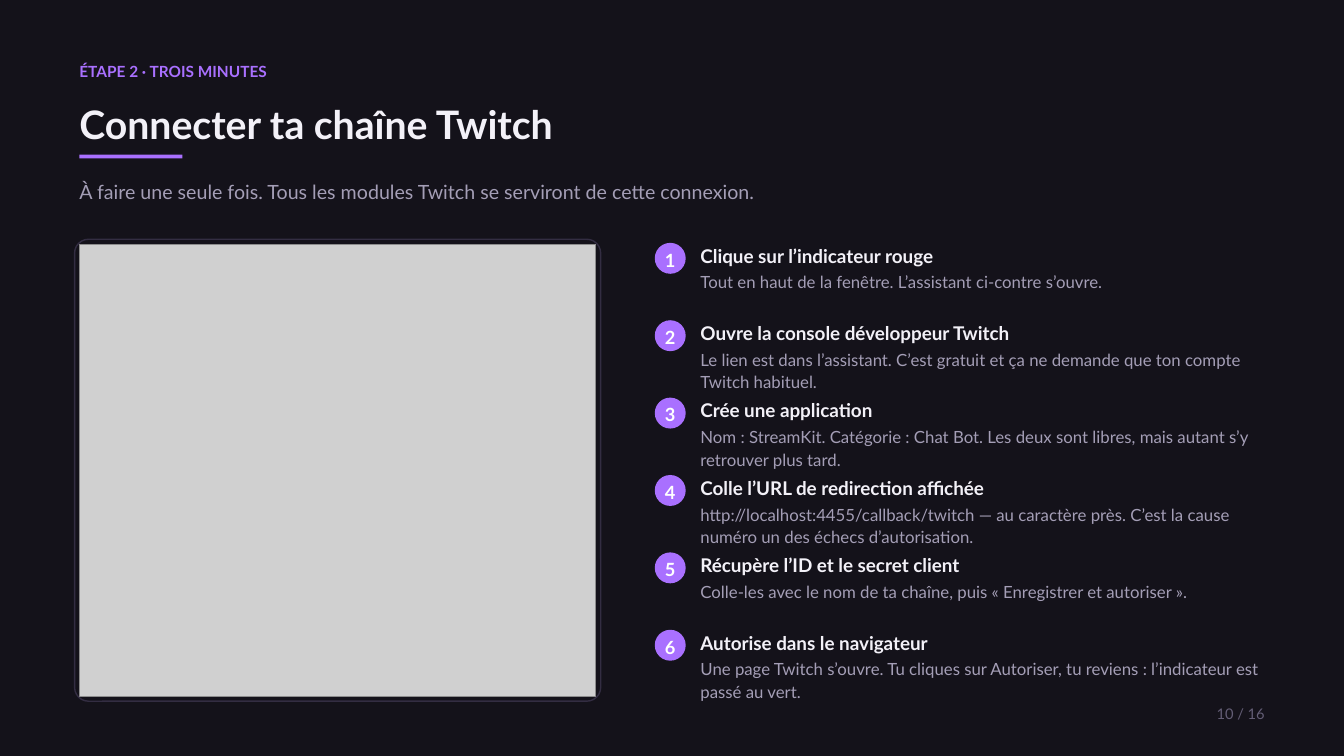
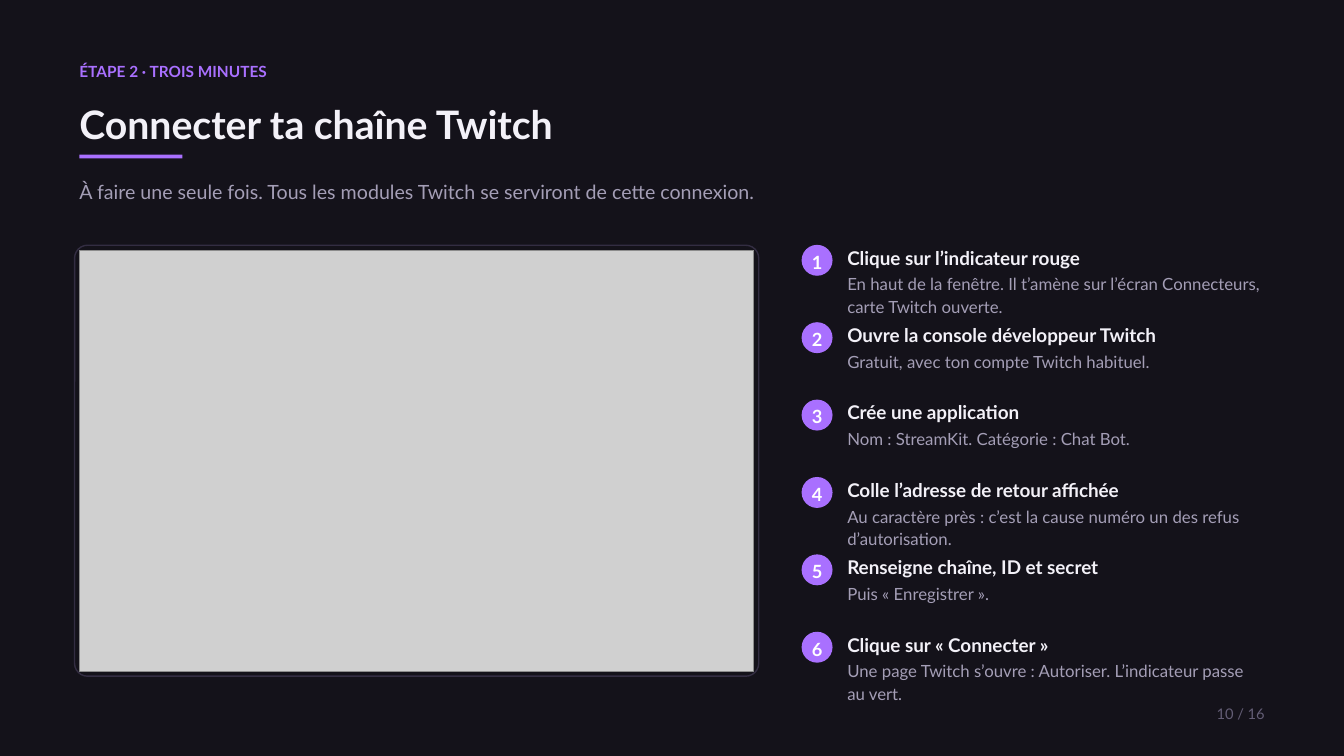
Before and after one commit to 45jmpmd6kq-ui/StreamKit, a slide deck: slide 10 of StreamKit_Presentation.pptx. Drawn at 1344x756 pixels with LibreOffice and Linux fonts; fonts in the diff are those of the drawing; grey boxes stand for pictures. Boxes give left, top, right and bottom in pixels: in the first picture for what was removed or moved away, otherwise in the second. Text is boxed around its words. In the diff, an @@ line names an element or a change of style, - is before the commit and + after.

```diff
--- a/StreamKit_Presentation.pptx
+++ b/StreamKit_Presentation.pptx
@@ rounded rectangle: place and size @@
-rounded rectangle at [75, 239, 601, 701]
+rounded rectangle at [75, 245, 759, 677]
@@ picture: place and size @@
-picture at [80, 244, 597, 697]
+picture at [80, 250, 754, 671]
@@ text "Clique sur l’indicateur rouge": place and size @@
-text "Clique sur l’indicateur rouge" at [700, 248, 1102, 288]
+text "Clique sur l’indicateur rouge" at [847, 250, 1259, 313]
@@ text at [847, 277, 1259, 313]: text changed @@
-Tout en haut de la fenêtre. L’assistant ci-contre s’ouvre.
+En haut de la fenêtre. Il t’amène sur l’écran Connecteurs, carte Twitch ouverte.
@@ text "Ouvre la console développeur Twitch": place and size @@
-text "Ouvre la console développeur Twitch" at [700, 326, 1240, 388]
+text "Ouvre la console développeur Twitch" at [847, 328, 1156, 371]
@@ text at [847, 355, 1149, 371]: text changed @@
-Le lien est dans l’assistant. C’est gratuit et ça ne demande que ton compte Twitch habituel.
+Gratuit, avec ton compte Twitch habituel.
@@ text "Crée une application": place and size @@
-text "Crée une application" at [700, 403, 1248, 469]
+text "Crée une application" at [847, 405, 1130, 448]
@@ text at [847, 432, 1130, 448]: text changed @@
-Nom : StreamKit. Catégorie : Chat Bot. Les deux sont libres, mais autant s’y retrouver plus tard.
+Nom : StreamKit. Catégorie : Chat Bot.
@@ text at [847, 482, 1239, 545]: text changed @@
-Colle l’URL de redirection affichée
-http://localhost:4455/callback/twitch — au caractère près. C’est la cause numéro un des échecs d’autorisation.
+Colle l’adresse de retour affichée
+Au caractère près : c’est la cause numéro un des refus d’autorisation.
@@ text at [847, 560, 1098, 603]: text changed; size 12 to 13.5 pt; text colour #A49EB6 to #F3F1F8; bold on @@
-Récupère l’ID et le secret client
-Colle-les avec le nom de ta chaîne, puis « Enregistrer et autoriser ».
+Renseigne chaîne, ID et secret
+Puis « Enregistrer ».
@@ 6 ellipses: place and size @@
-6 ellipses at [655, 243, 687, 661]
+6 ellipses at [802, 245, 833, 663]
@@ text at [847, 638, 1243, 700]: text changed @@
-Autorise dans le navigateur
-Une page Twitch s’ouvre. Tu cliques sur Autoriser, tu reviens : l’indicateur est passé au vert.
+Clique sur « Connecter »
+Une page Twitch s’ouvre : Autoriser. L’indicateur passe au vert.
```
Also in this commit, not shown: 14 other files.
